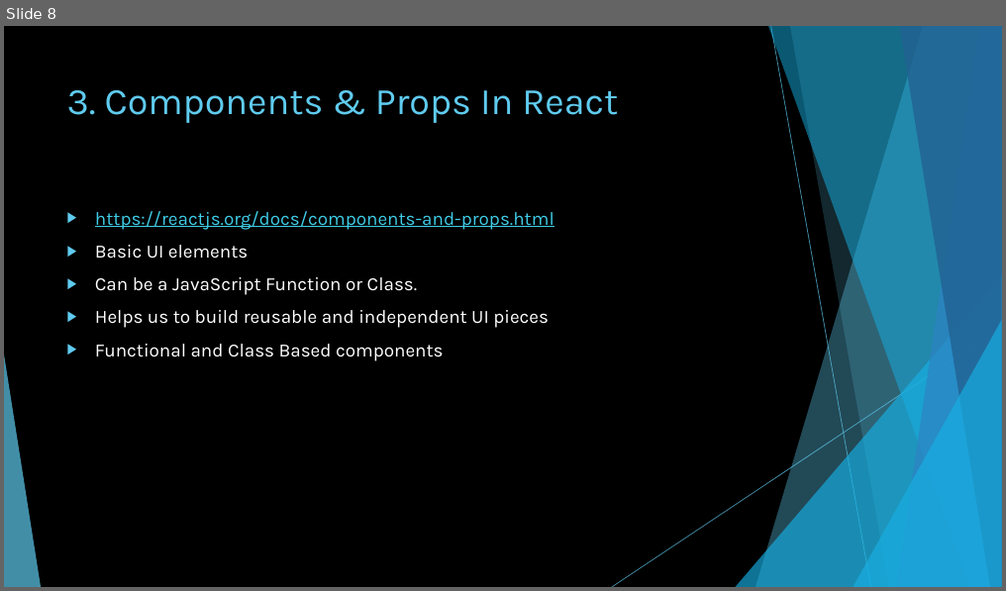
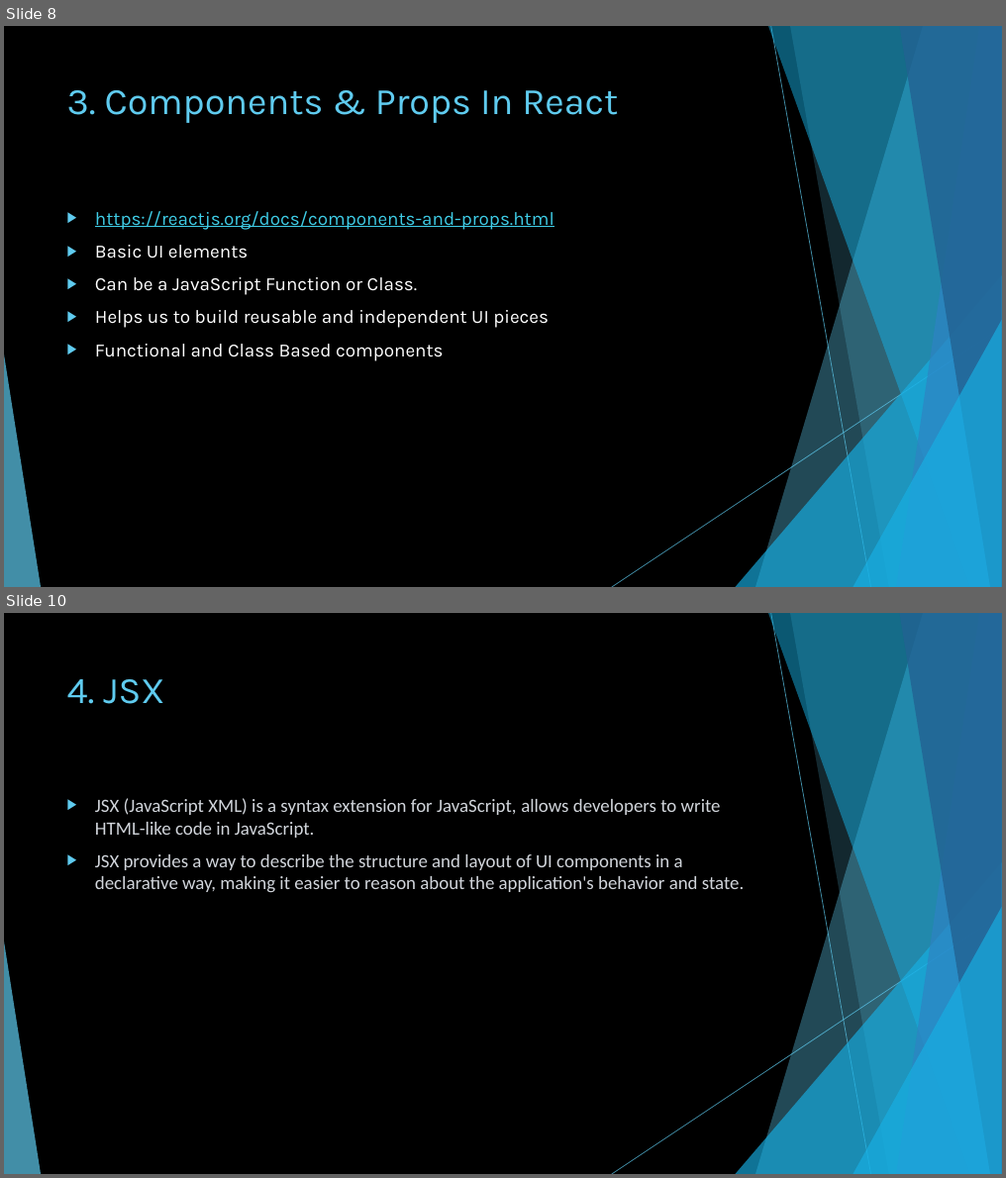
Before and after one commit to rupamswain1/react-native-tutorial, a slide deck: React-native.pptx. Shown one above the other, each under a label of ours: slide 8 before the commit, slides 8 and 10 after it; the slides between them are not shown. The pictures are 1006x591 and 1006x1178 pixels, drawn with LibreOffice and Linux fonts; fonts in the diff are those of the drawing. Boxes give left, top, right and bottom in pixels: in the first picture for what was removed or moved away, otherwise in the second. Text is boxed around its words. In the diff, an @@ line names an element or a change of style, - is before the commit and + after.

```diff
--- a/React-native.pptx
+++ b/React-native.pptx
@@ slide 10 added at [4, 613, 1002, 1174], background #000000; not listed: 10 template elements that a slide beside it also shows @@
@@ title added at [67, 679, 164, 704], 36 pt, text #5FCBEF @@
+4. JSX
@@ text added at [95, 798, 744, 893], 18 pt, text #D1D5DB @@
+▶ JSX (JavaScript XML) is a syntax extension for JavaScript, allows developers to write HTML-like code in JavaScript.
+▶ JSX provides a way to describe the structure and layout of UI components in a declarative way, making it easier to reason about the application's behavior and state.
```
Also in this commit, not shown: 2 slides changed, 1 other file.
